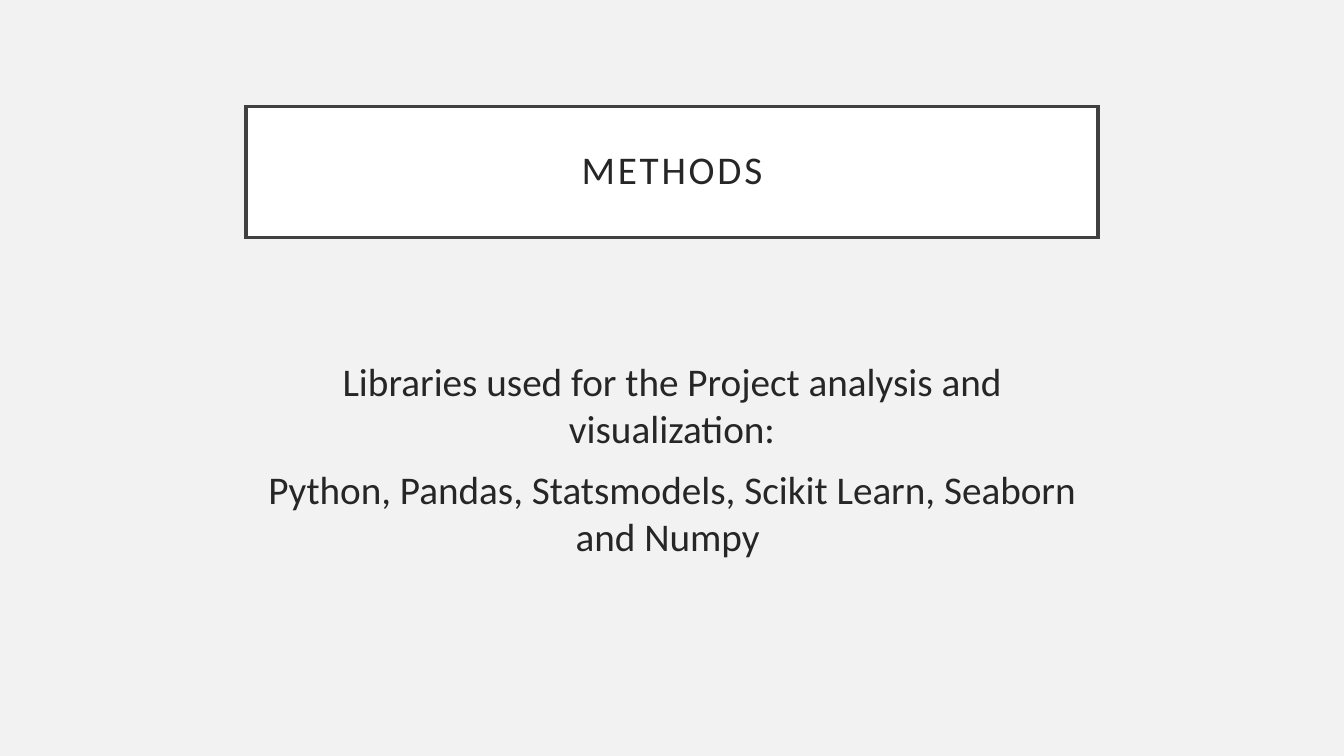
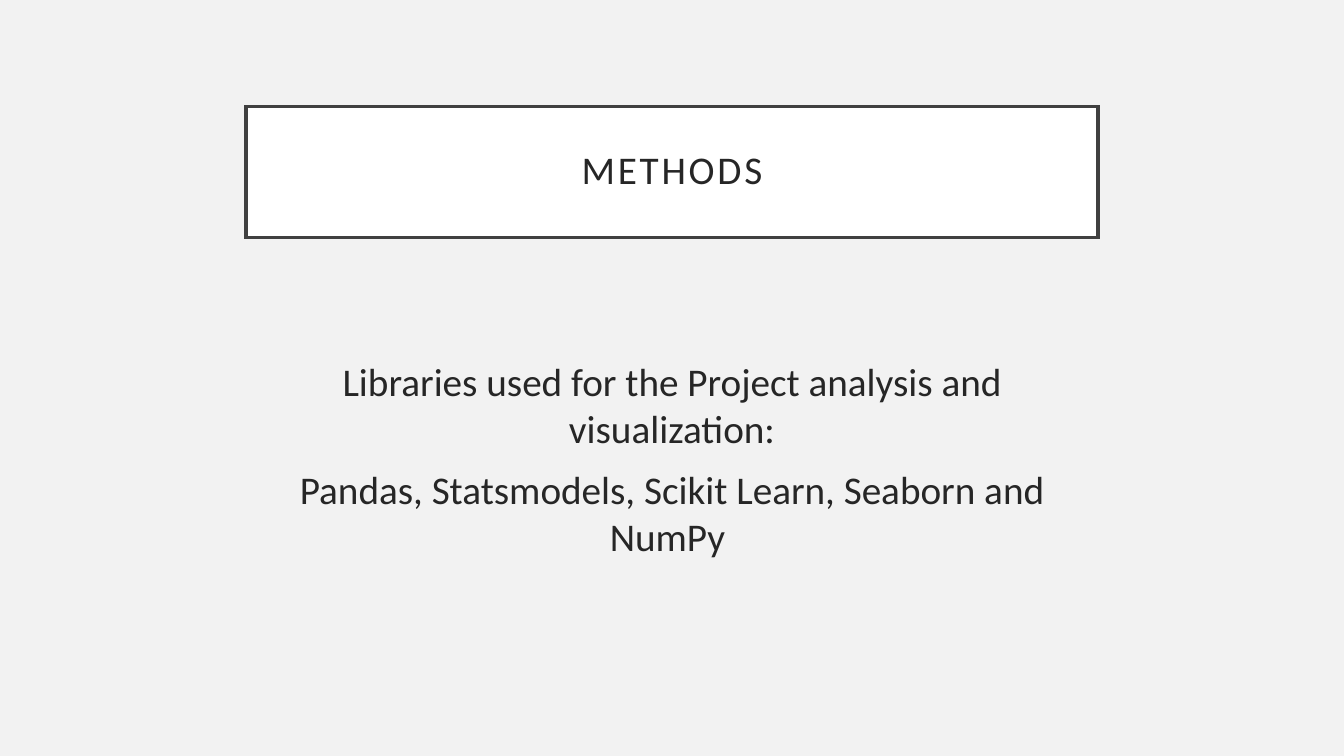
Before and after one commit to zyazyaG/Kings_County_Home_Price_Analysis, a slide deck: slide 4 of reports/presentation.pptx. Drawn at 1344x756 pixels with LibreOffice and Linux fonts; fonts in the diff are those of the drawing. Boxes give left, top, right and bottom in pixels: in the first picture for what was removed or moved away, otherwise in the second. Text is boxed around its words. In the diff, an @@ line names an element or a change of style, - is before the commit and + after.

```diff
--- a/reports/presentation.pptx
+++ b/reports/presentation.pptx
@@ text at [300, 476, 1044, 558]: text changed @@
-Python, Pandas, Statsmodels, Scikit Learn, Seaborn and Numpy
+Pandas, Statsmodels, Scikit Learn, Seaborn and NumPy
```
Also in this commit, not shown: 1 other slide changed, 2 slides added, 6 other files.
